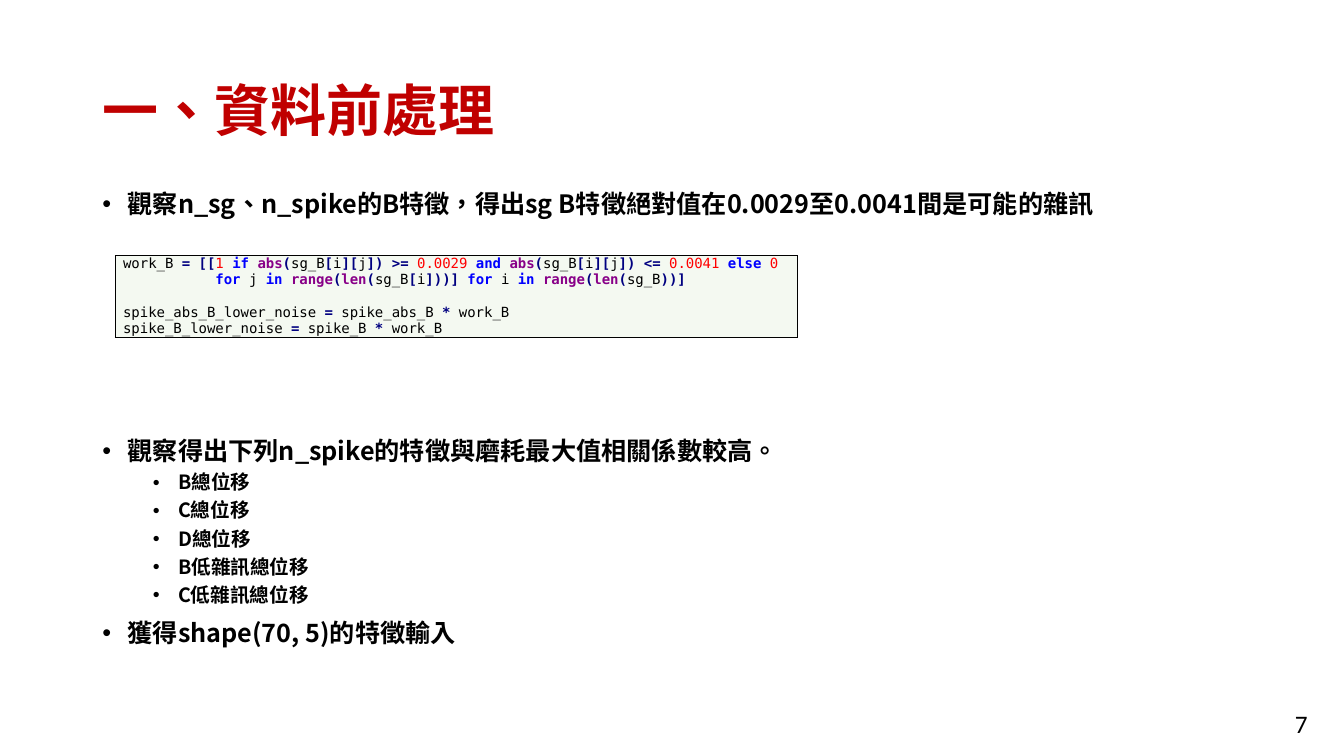
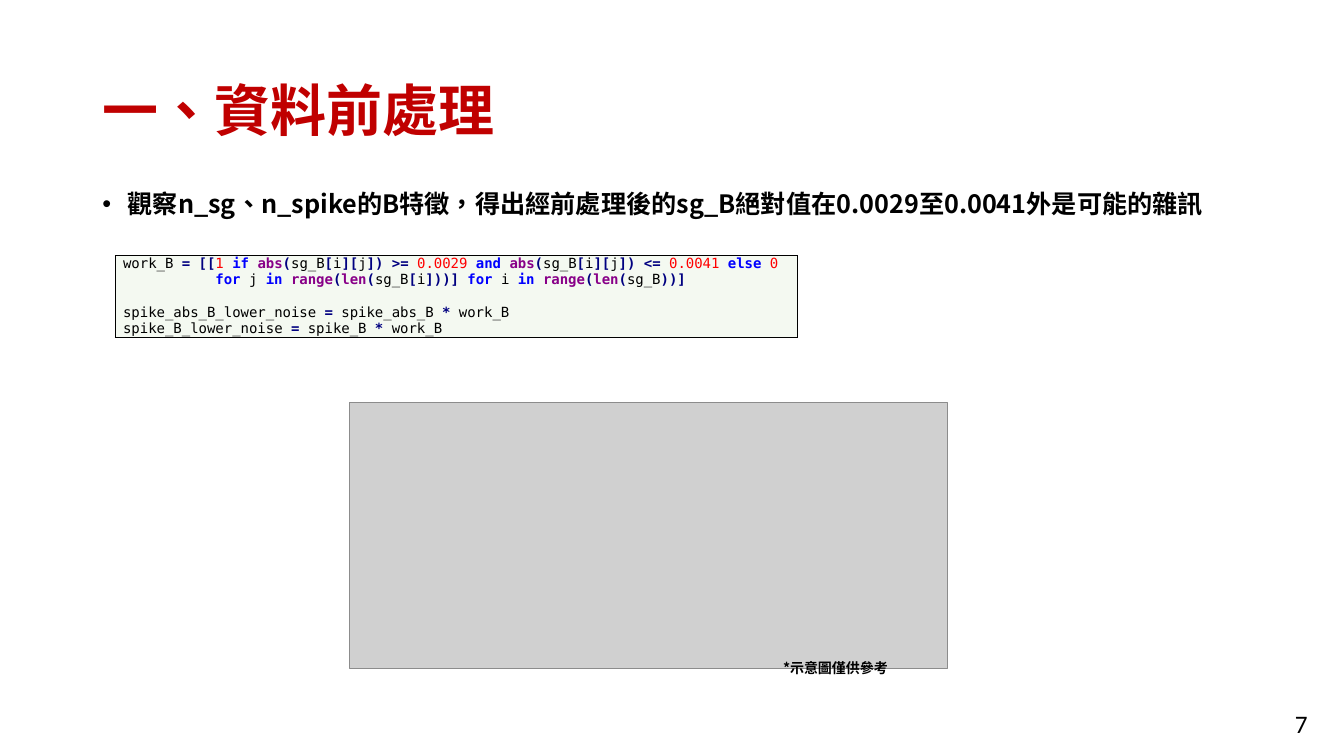
Before and after one commit to FuJasmine/imbd2022final, a slide deck: slide 7 of 111052_projectB_report.pptx. Drawn at 1344x756 pixels with LibreOffice and Linux fonts; fonts in the diff are those of the drawing; grey boxes stand for pictures. Boxes give left, top, right and bottom in pixels: in the first picture for what was removed or moved away, otherwise in the second. Text is boxed around its words. In the diff, an @@ line names an element or a change of style, - is before the commit and + after.

```diff
--- a/111052_projectB_report.pptx
+++ b/111052_projectB_report.pptx
@@ text at <box>128,191,1203,219</box>: text changed @@
-• 觀察n_sg、n_spike的B特徵，得出sg B特徵絕對值在0.0029至0.0041間是可能的雜訊
-• 觀察得出下列n_spike的特徵與磨耗最大值相關係數較高。
-  • B總位移
-  • C總位移
-  • D總位移
-  • B低雜訊總位移
-  • C低雜訊總位移
-• 獲得shape(70, 5)的特徵輸入
+• 觀察n_sg、n_spike的B特徵，得出經前處理後的sg_B絕對值在0.0029至0.0041外是可能的雜訊
@@ picture added at <box>350,403,947,669</box> @@
@@ text added at <box>783,661,888,677</box>, 10 pt, text #000000, bold @@
+*示意圖僅供參考
```
Also in this commit, not shown: 1 other slide changed, 2 slides added, 1 slide removed, 10 other files.
